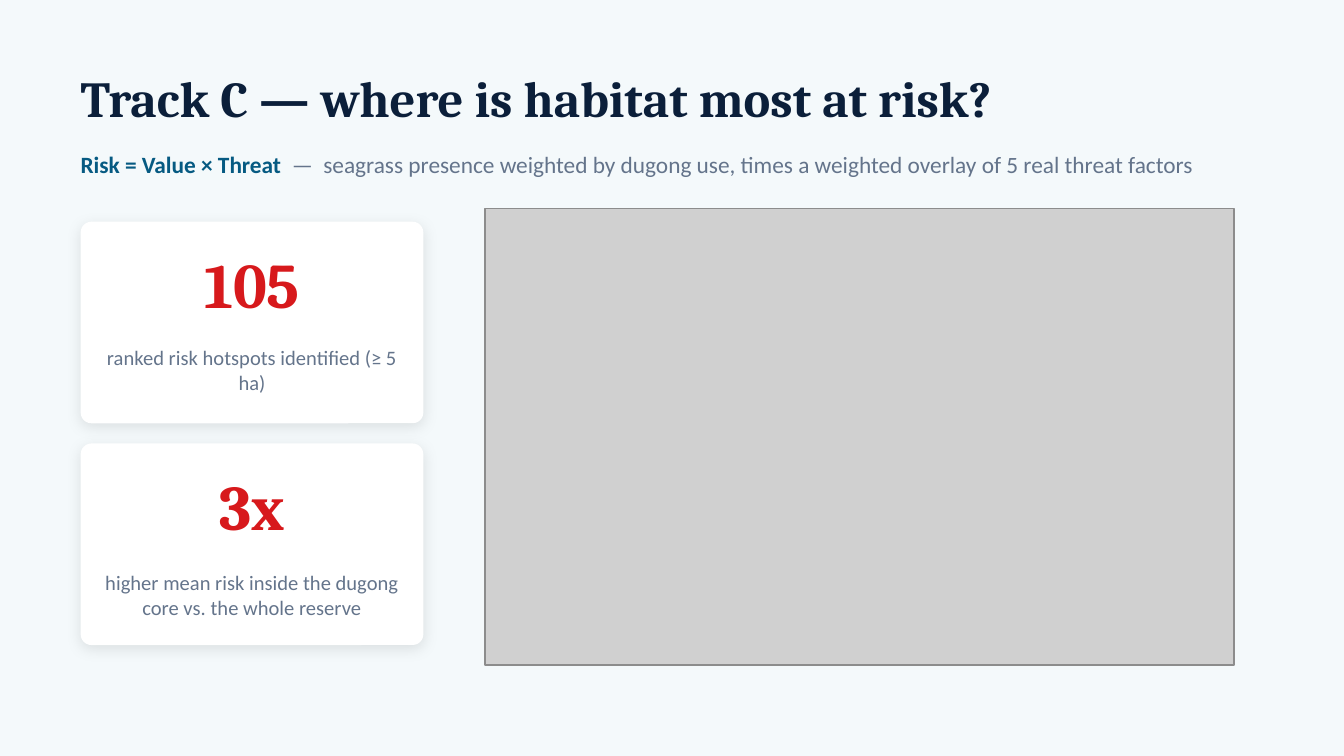
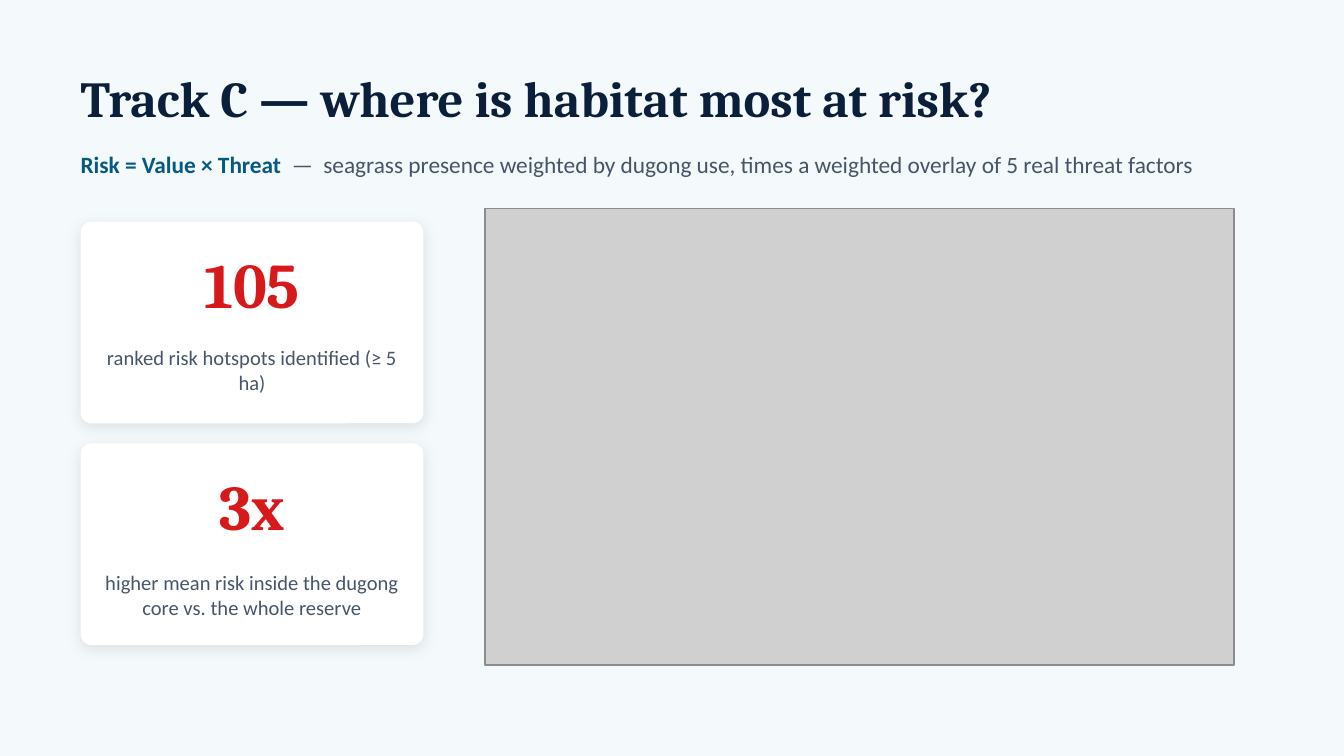
Before and after one commit to AbdulkarimBisharah/dugong-uae, a slide deck: slide 5 of D_dashboard/deck/Dugong_Watch_Overview.pptx. Drawn at 1344x756 pixels with LibreOffice and Linux fonts; fonts in the diff are those of the drawing; grey boxes stand for pictures. Boxes give left, top, right and bottom in pixels: in the first picture for what was removed or moved away, otherwise in the second. Text is boxed around its words. In the diff, an @@ line names an element or a change of style, - is before the commit and + after.

Commit message:
Reconcile D4 style guide with what's actually shipped
Found via direct color-value comparison: the deck used slightly
different neutral text shades (1E293B/64748B) than the dashboard's
documented ones (0F172A/475569), and STYLE_GUIDE.md never described
the deck's own Ocean Gradient brand colors at all - it only described
the dashboard.

Fixed the actual mismatch (deck now uses the dashboard's exact neutral
values, re-rendered and re-verified with no visual regression), then
rewrote STYLE_GUIDE.md to honestly document both layers: the risk ramp
(functional, shared everywhere) and the Ocean Gradient (deck-only
brand identity), plus why deck vs. dashboard typography intentionally
differs by medium rather than pretending it should be identical.

```diff
--- a/D_dashboard/deck/Dugong_Watch_Overview.pptx
+++ b/D_dashboard/deck/Dugong_Watch_Overview.pptx
@@ text "Risk = Value × Threat ..." at bbox=[81, 156, 1192, 177]: text colour #64748B to #475569 in "— seagrass presence weighted by dugong use, ..." @@
@@ text "ranked risk hotspots identified (≥ ..." at bbox=[107, 350, 396, 393]: text colour #64748B to #475569 @@
@@ text "higher mean risk inside the ..." at bbox=[105, 575, 398, 615]: text colour #64748B to #475569 @@
```
Also in this commit, not shown: 4 other slides changed, 1 other file.
